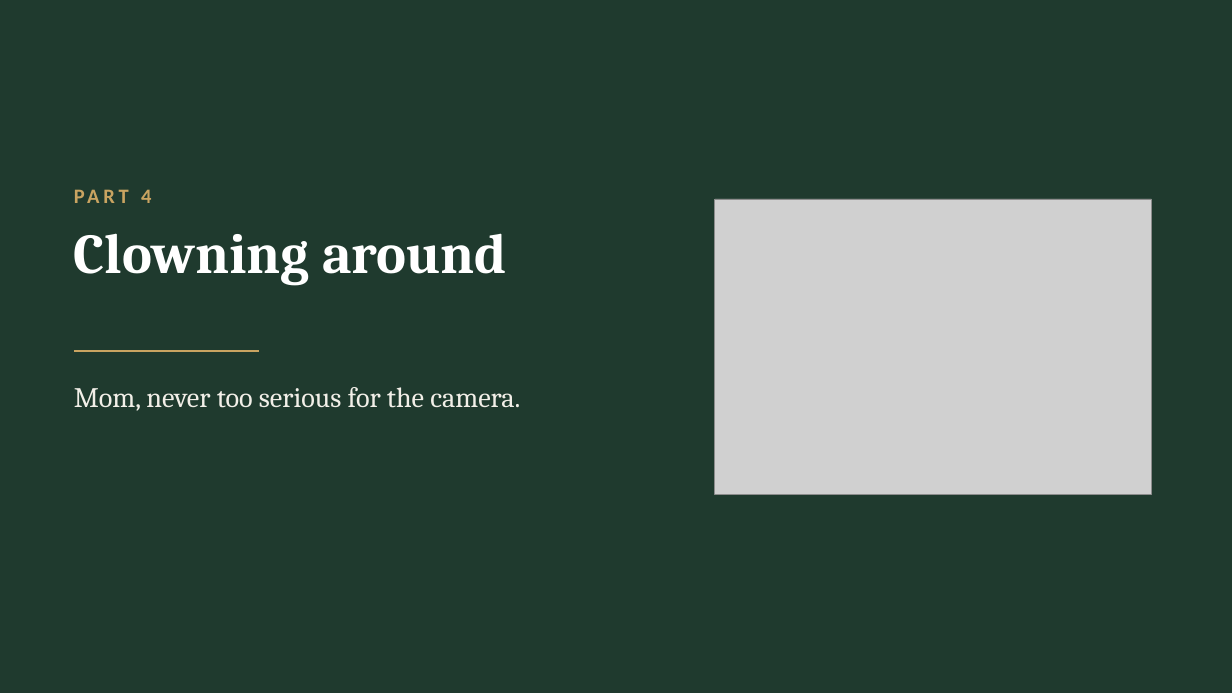
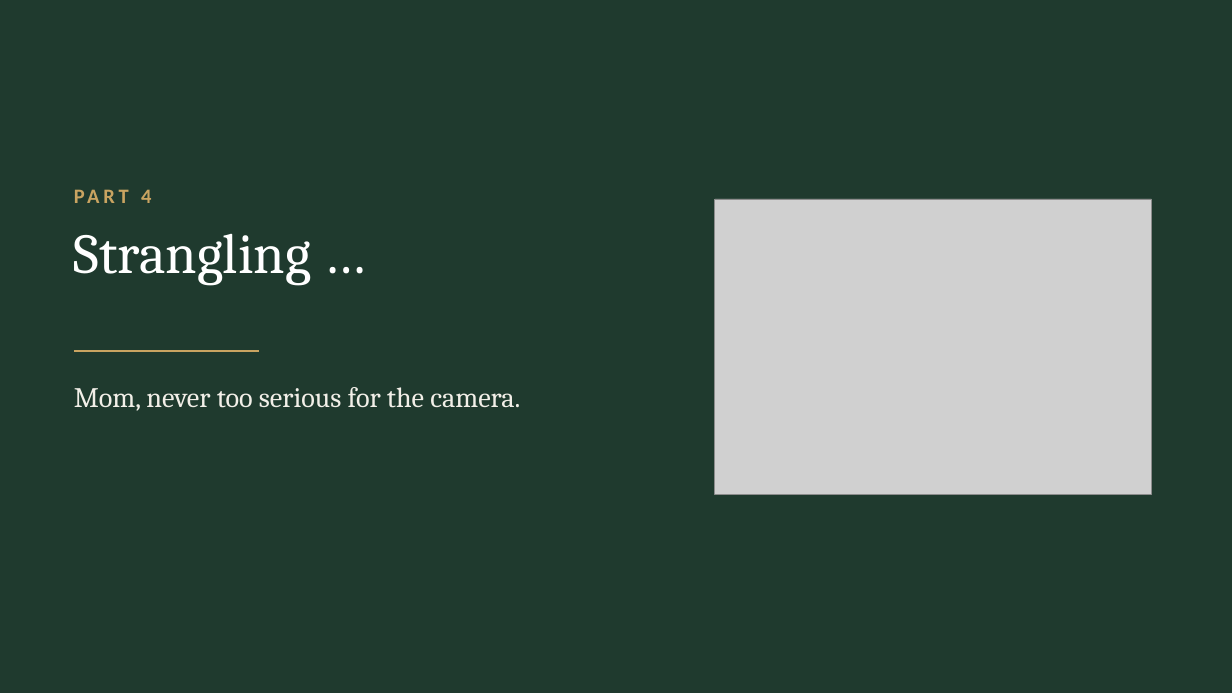
Before and after one commit to arrestle/bobbie-memorial, a slide deck: slide 18 of For Phillip/phillip-slides.pptx. Drawn at 1232x693 pixels with LibreOffice and Linux fonts; fonts in the diff are those of the drawing; grey boxes stand for pictures. Boxes give left, top, right and bottom in pixels: in the first picture for what was removed or moved away, otherwise in the second. Text is boxed around its words. In the diff, an @@ line names an element or a change of style, - is before the commit and + after.

```diff
--- a/For Phillip/phillip-slides.pptx
+++ b/For Phillip/phillip-slides.pptx
@@ text removed at [74, 233, 507, 285] @@
-Clowning around
@@ text added at [74, 234, 311, 285], 44 pt, text #FFFFFF @@
+Strangling …
```
Also in this commit, not shown: 17 other slides changed, 2 slides added, 2 slides removed.
